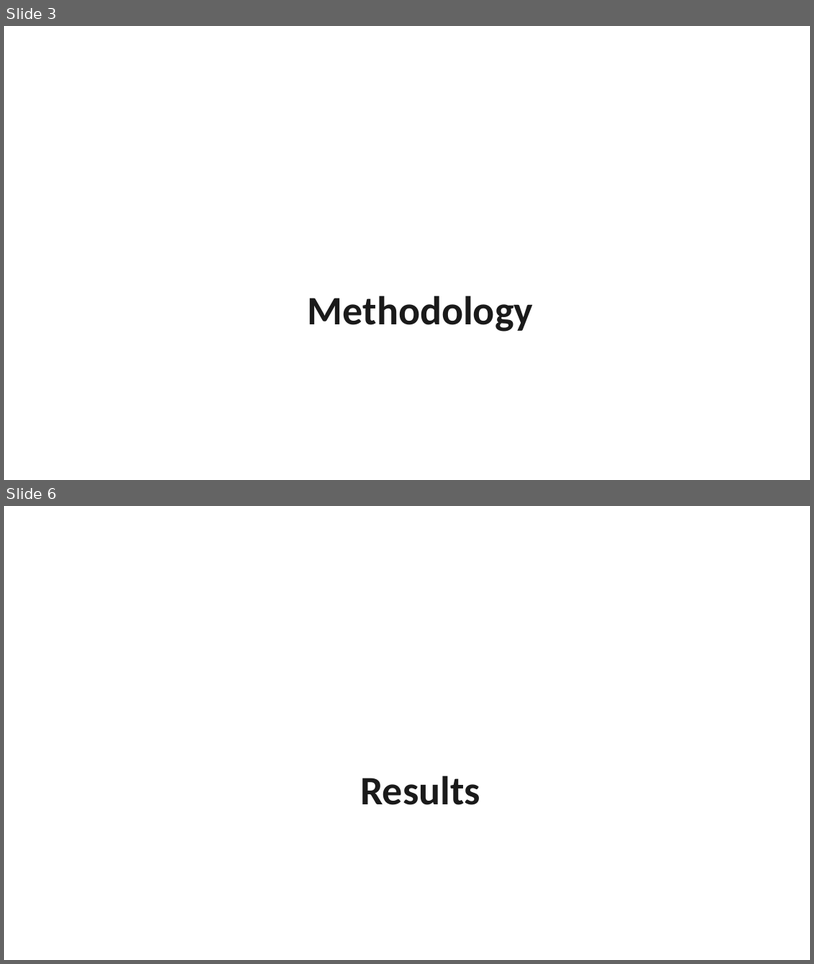
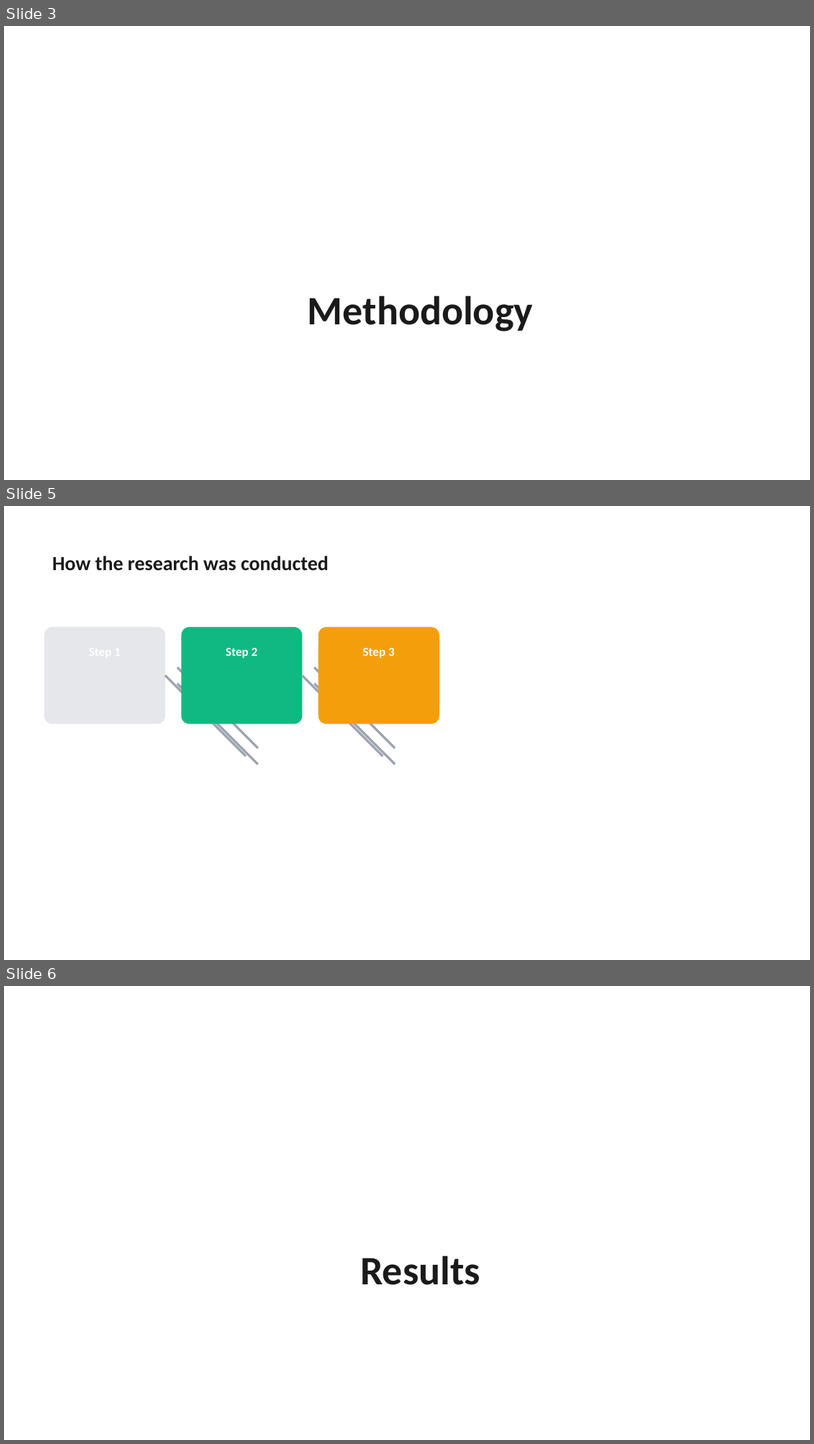
Before and after one commit to AdamYin007/Presentation-OS, a slide deck: examples/business-review/output.pptx. Shown one above the other, each under a label of ours: slides 3 and 6 before the commit, slides 3, 5 and 6 after it; the slides between them are not shown. The pictures are 814x964 and 814x1444 pixels, drawn with LibreOffice and Linux fonts; fonts in the diff are those of the drawing. Boxes give left, top, right and bottom in pixels: in the first picture for what was removed or moved away, otherwise in the second. Text is boxed around its words. In the diff, an @@ line names an element or a change of style, - is before the commit and + after.

```diff
--- a/examples/business-review/output.pptx
+++ b/examples/business-review/output.pptx
@@ slide 5 added at [4, 506, 810, 960], background #FFFFFF @@
@@ text added at [52, 556, 329, 571], 18 pt, text #1A1A1A, bold @@
+How the research was conducted
@@ rounded rectangle added at [44, 627, 165, 723], fill #E5E7EB @@
@@ rounded rectangle added at [181, 627, 302, 723], fill #10B981 @@
@@ rounded rectangle added at [319, 627, 440, 723], fill #F59E0B @@
@@ text added at [226, 647, 258, 658], 11 pt, text #FFFFFF, bold @@
+Step 2
@@ text added at [363, 647, 395, 658], 11 pt, text #FFFFFF, bold @@
+Step 3
@@ line added from (165, 675) to (246, 756), #9CA3AF 2 pt @@
@@ line added from (178, 667) to (258, 748), #9CA3AF 2 pt @@
@@ line added from (302, 675) to (383, 756), #9CA3AF 2 pt @@
@@ line added from (314, 667) to (395, 748), #9CA3AF 2 pt @@
@@ line added from (178, 683) to (258, 764), #9CA3AF 2 pt @@
@@ line added from (314, 683) to (395, 764), #9CA3AF 2 pt @@
```
Also in this commit, not shown: 1 other slide added, 2 slides removed, 9 other files.
